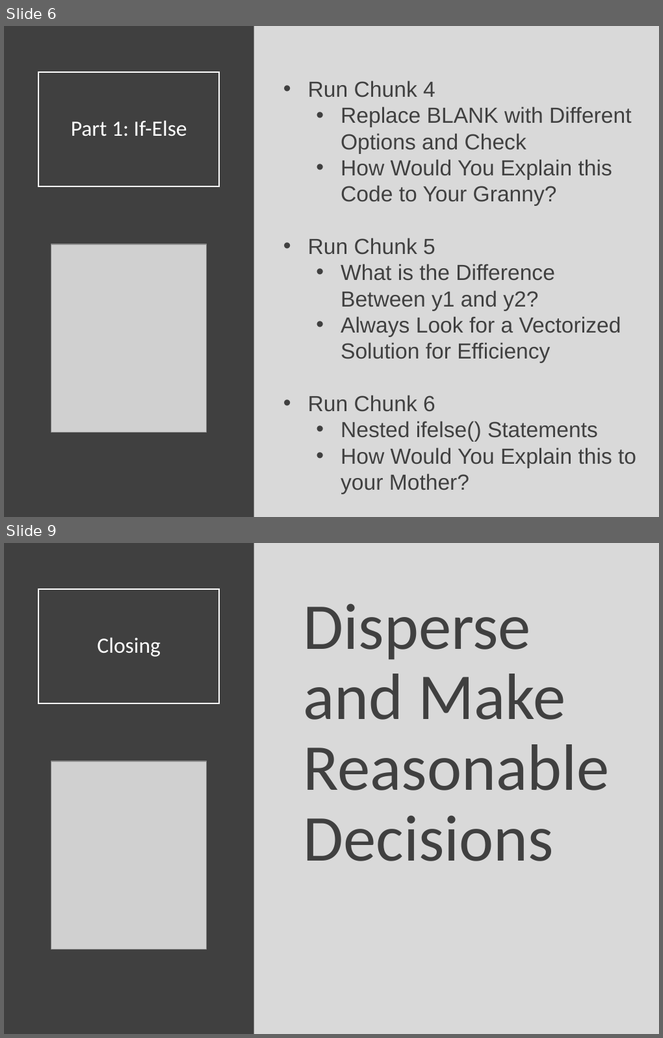
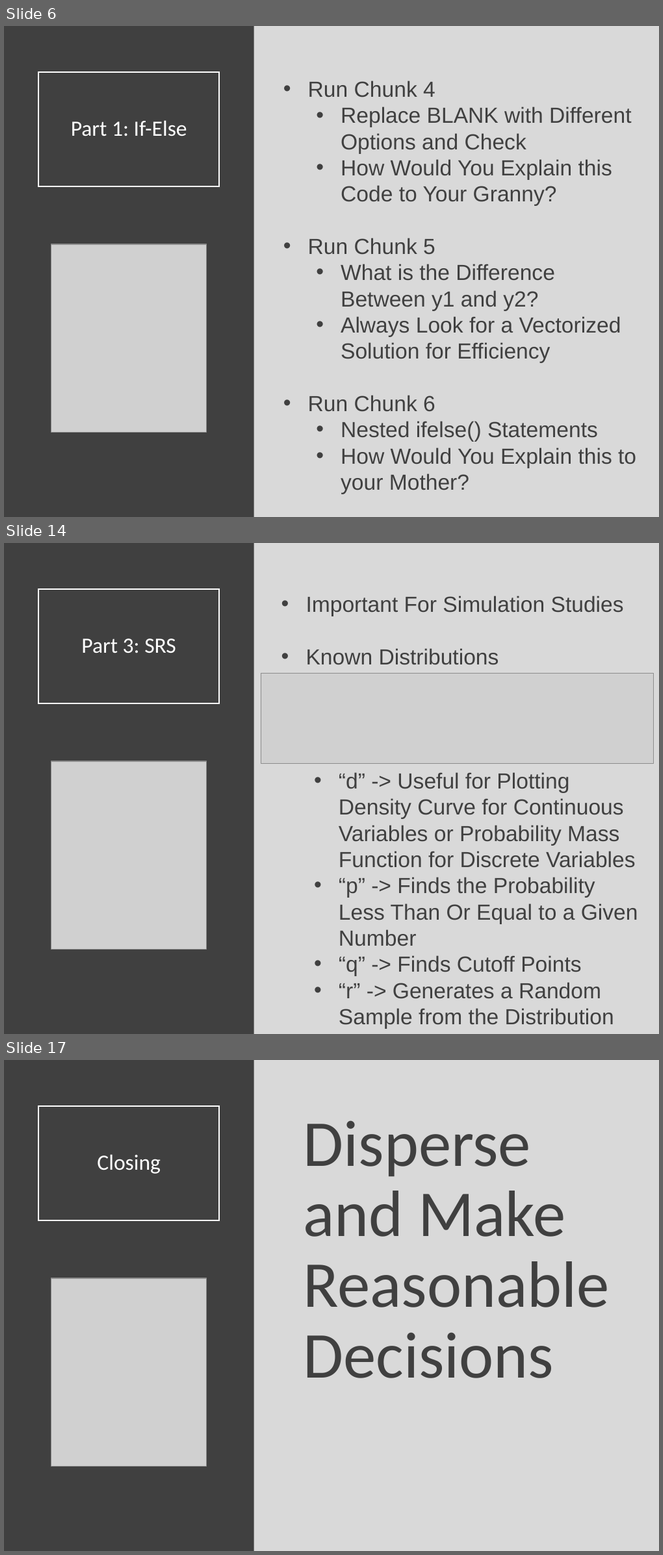
Before and after one commit to Yixf-Self/STOR320_WEBSITE, a slide deck: Lecture/Lecture 18/Lecture 18.pptx. Shown one above the other, each under a label of ours: slides 6 and 9 before the commit, slides 6, 14 and 17 after it; the slides between them are not shown. The pictures are 663x1038 and 663x1555 pixels, drawn with LibreOffice and Linux fonts; fonts in the diff are those of the drawing; grey boxes stand for pictures. Boxes give left, top, right and bottom in pixels: in the first picture for what was removed or moved away, otherwise in the second. Text is boxed around its words. In the diff, an @@ line names an element or a change of style, - is before the commit and + after.

```diff
--- a/Lecture/Lecture 18/Lecture 18.pptx
+++ b/Lecture/Lecture 18/Lecture 18.pptx
@@ slide 14 added at <box>4,543,659,1034</box>, background #D9D9D9 @@
@@ rectangle added at <box>4,543,254,1034</box>, fill #404040 @@
@@ title added at <box>38,589,220,704</box>, outline #FFFFFF 1.5 pt, 24 pt, text #FFFFFF @@
+Part 3: SRS
@@ text added at <box>306,596,638,1029</box>, 24 pt, text #404040 @@
+• Important For Simulation Studies
+• Known Distributions
+  • “d” -> Useful for Plotting Density Curve for Continuous Variables or Probability Mass Function for Discrete Variables
+  • “p” -> Finds the Probability Less Than Or Equal to a Given Number
+  • “q” -> Finds Cutoff Points
+  • “r” -> Generates a Random Sample from the Distribution
@@ picture added at <box>261,674,654,764</box> @@
@@ picture added at <box>51,761,206,949</box> @@
@@ what was slide 9 is now slide 17 @@
```
Also in this commit, not shown: 3 slides changed, 7 other slides added, 8 other files.
